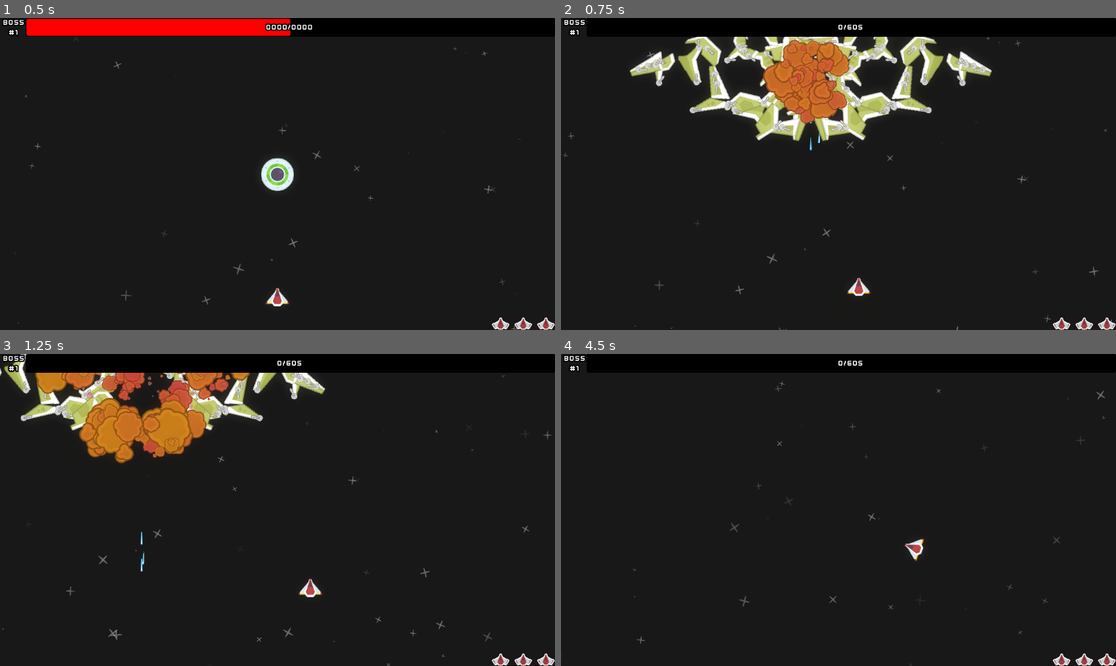
Above: before the commit, frames 1-4 (two rows, left to right).
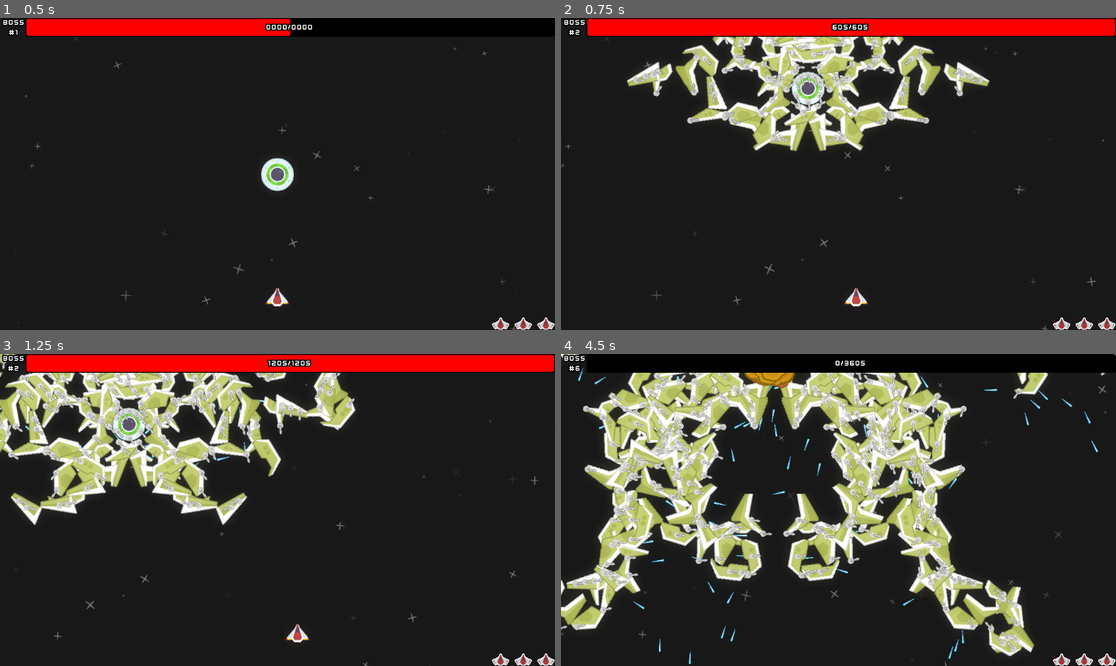
Above: after the commit, the same moments.

Repository: Noxalus/GMTK-2024
Game: Godot game, scene res://scenes/game.tscn
Same seed, same stepped clock (60 frames per second), same inputs: the game is played once before the commit and once after it. The engine's default icon, where the game draws it, is replaced by a stand-in: a white triangle on a blue panel in a dark square.
Inputs (mouse positions are in pixels of both pictures, inside the frame that each line leads up to):
- Up to frame 1 (0.5 s): no input
- Up to frame 2 (0.75 s): move the mouse to (960, 158) at 0.52 s; hold D (move_right) from 0.53 s (still down); tap Page Up (next_boss) at 0.6 s
- Up to frame 3 (1.25 s): keep holding D (move_right)
- Up to frame 4 (4.5 s): move the mouse to (727, 525) at 1.27 s; release D (move_right) at 1.28 s; hold S (move_down) 1.28-2.03 s; tap Shift (focus) at 1.35, 4.35 s; tap Page Up (next_boss) at 1.55, 2.1, 3.05, 3.6 s; move the mouse to (894, 441) at 2.02 s; hold D (move_right) 2.03-2.78 s; move the mouse to (810, 572) at 2.77 s; hold W (move_up) 2.78-3.53 s; click (810, 572) at 2.85 s; move the mouse to (1005, 556) at 3.52 s; hold A (move_left) from 3.53 s (still down); tap End (kill_boss, bound only after the commit) at 4.15 s; move the mouse to (672, 463) at 4.27 s

Frame 1 is identical in both runs. In frame 2, 18% of the frame differs, in the area x 0-100%, y 0-100%; in frame 3, 23%; in frame 4, 31%.

Commit message:
Add some debug keys to iterate quickly.

Diff:
--- a/forever-warning/materials/blink.tres
+++ b/forever-warning/materials/blink.tres
@@ -4,4 +4,4 @@
 
 [resource]
 shader = ExtResource("1_ufsaa")
-shader_parameter/hit_opacity = 0.0
+shader_parameter/hit_opacity = 1.0
--- a/forever-warning/project.godot
+++ b/forever-warning/project.godot
@@ -99,6 +99,16 @@
 "events": [Object(InputEventKey,"resource_local_to_scene":false,"resource_name":"","device":-1,"window_id":0,"alt_press …(195 unchanged characters)…
 ]
 }
+restart={
+"deadzone": 0.5,
+"events": [Object(InputEventKey,"resource_local_to_scene":false,"resource_name":"","device":-1,"window_id":0,"alt_pressed":false,"shift_pressed":false,"ctrl_pressed":false,"meta_pressed":false,"pressed":false,"keycode":0,"physical_keycode":4194317,"key_label":0,"unicode":0,"location":0,"echo":false,"script":null)
+]
+}
+kill_boss={
+"deadzone": 0.5,
+"events": [Object(InputEventKey,"resource_local_to_scene":false,"resource_name":"","device":-1,"window_id":0,"alt_pressed":false,"shift_pressed":false,"ctrl_pressed":false,"meta_pressed":false,"pressed":false,"keycode":0,"physical_keycode":4194318,"key_label":0,"unicode":0,"location":0,"echo":false,"script":null)
+]
+}
 
 [rendering]
 
--- a/forever-warning/scripts/boss_core.gd
+++ b/forever-warning/scripts/boss_core.gd
@@ -84,7 +84,8 @@
 func are_all_parts_dead():
 	for part in core_parts_instances:
 		if not part.is_dead:
-			return
+			return false
+	return true
 
 func true_kill():
 	is_dying = false
--- a/forever-warning/scripts/game.gd
+++ b/forever-warning/scripts/game.gd
@@ -35,7 +35,11 @@
 func _process(delta):
 	# debug to test boss generation quickly
 	if Input.is_action_just_pressed("next_boss") and boss != null:
-		boss.damage(9999)
+		spawn_new_boss()
+	if Input.is_action_just_pressed("kill_boss") and boss != null:
+		boss.damage(999999)
+	if Input.is_action_just_pressed("restart") and boss != null:
+		restart()
 
 func restart():
 	# reset gameplay values
